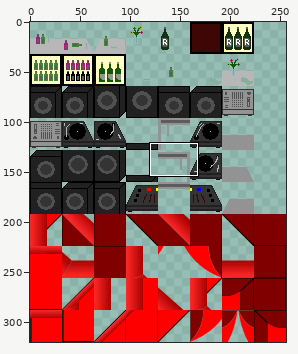
Two versions of one sprite sheet, tiles_png/objekte brick.png. The first picture is a wide view before the edit; the outline marks the close-up.
Close-up. Before the commit:
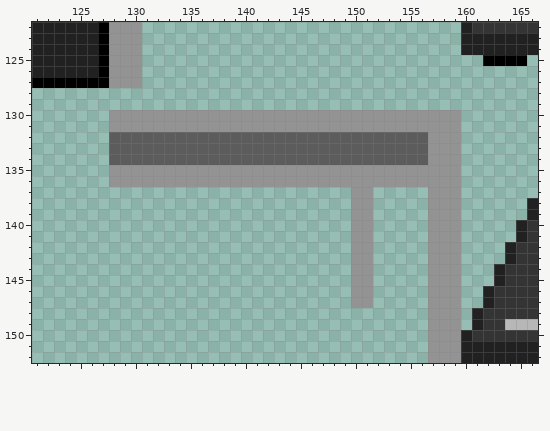
The file is 256x320 pixels. Pixels under 10% opacity are left out. Colours within 5 levels of each other are drawn and written as one. Shown: x 121..166, y 122..152.
After the commit:
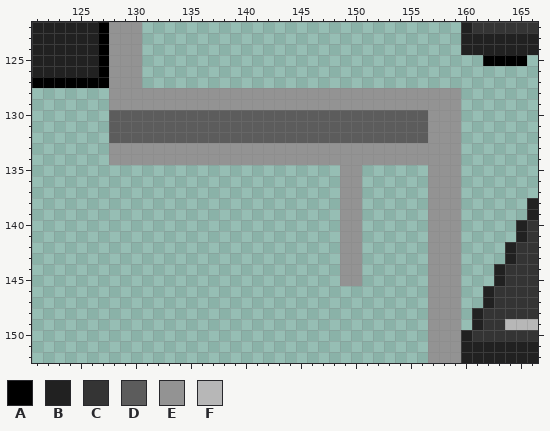
Palette (. is transparent): A #000000  B #212121  C #343434  D #5c5c5c  E #939393  F #b7b7b7
From old to new:
y 128..129: x 128..159 ................................ -> EEEEEEEEEEEEEEEEEEEEEEEEEEEEEEEE
y 130..131: x 128..156 EEEEEEEEEEEEEEEEEEEEEEEEEEEEE -> DDDDDDDDDDDDDDDDDDDDDDDDDDDDD
y 133..134: x 128..156 DDDDDDDDDDDDDDDDDDDDDDDDDDDDD -> EEEEEEEEEEEEEEEEEEEEEEEEEEEEE
y 135..136: x 128..148 EEEEEEEEEEEEEEEEEEEEE -> .....................; x 151..156 EEEEEE -> ......
y 137..145: x 149 . -> E; x 151 E -> .
y 146..147: x 150..151 EE -> ..
Boxes around the changes in both close-ups, in picture pixels (x1, y1, x2, y2):
changed: (109, 88, 461, 308)
